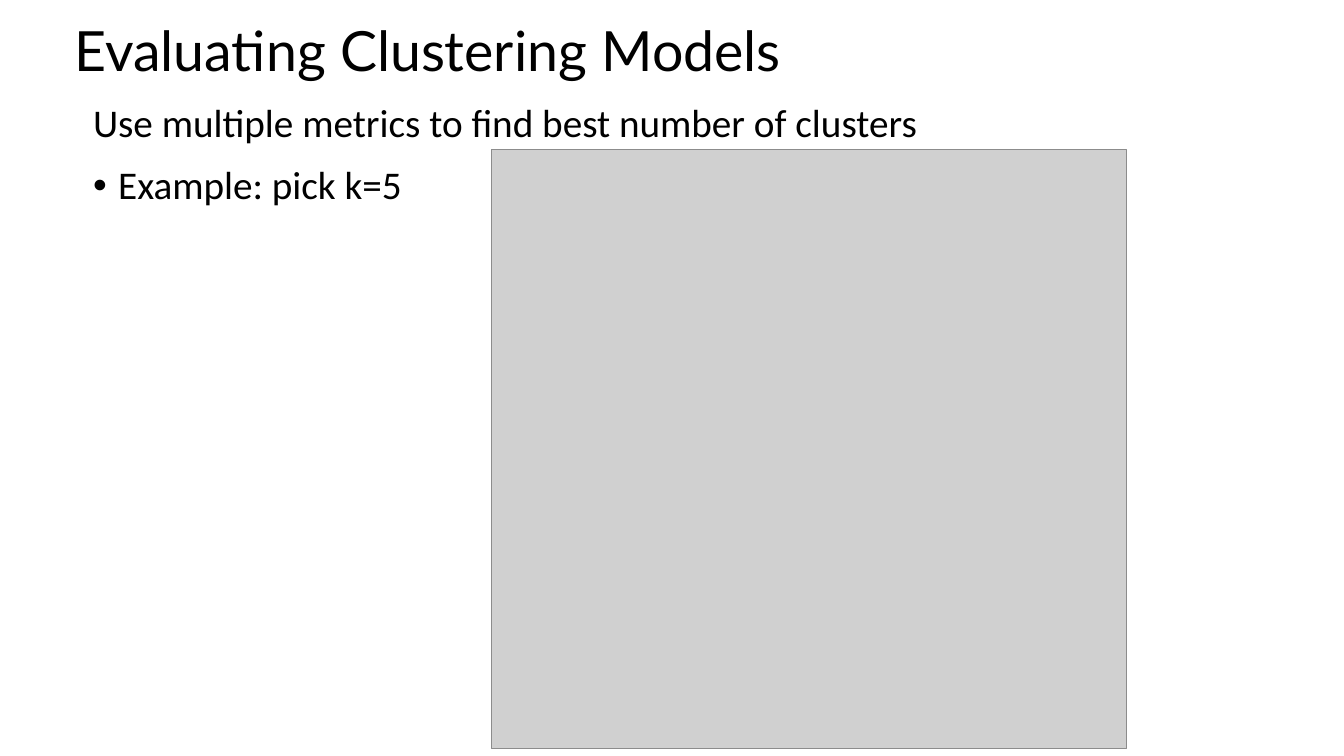
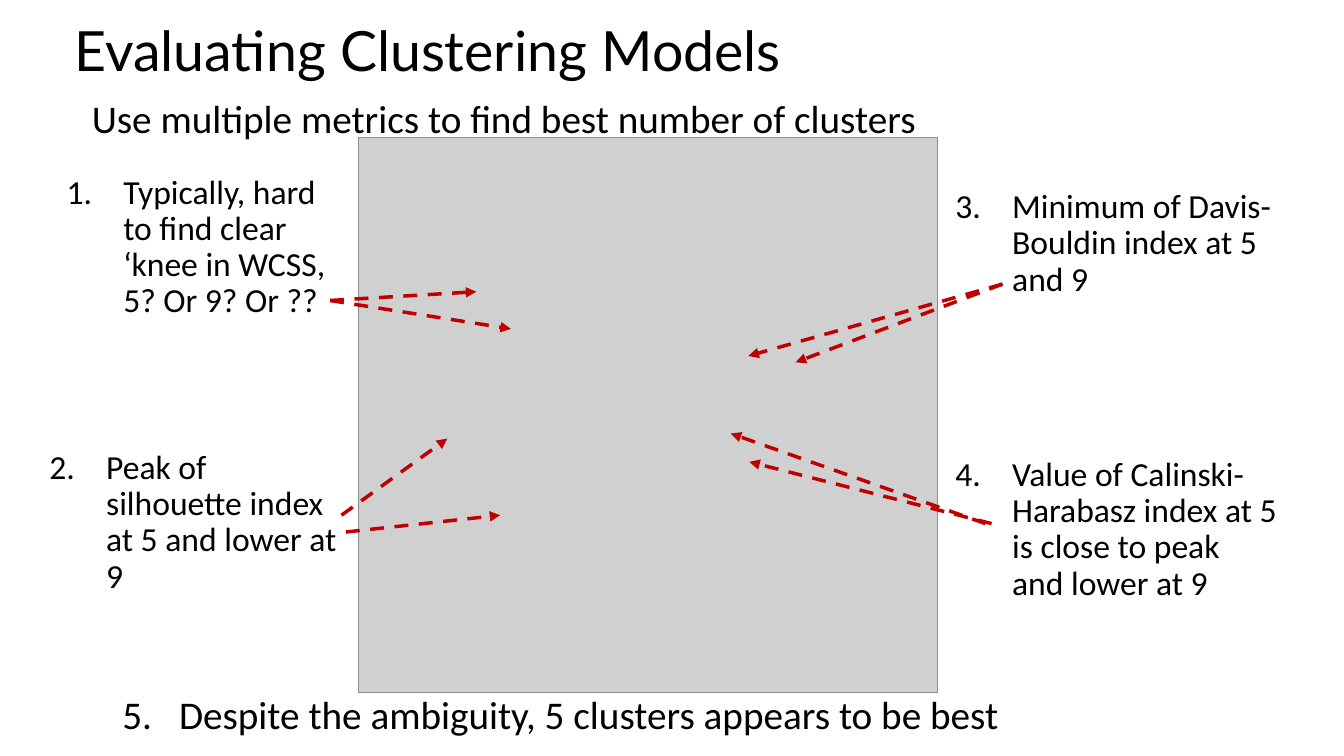
Before and after one commit to LucaComi/CSCI-E-108, a slide deck: slide 37 of slides/9_IntroductionToClustering_Part1.pptx (slide 35 before the commit). Drawn at 1344x756 pixels with LibreOffice and Linux fonts; fonts in the diff are those of the drawing; grey boxes stand for pictures. Boxes give left, top, right and bottom in pixels: in the first picture for what was removed or moved away, otherwise in the second. Text is boxed around its words. In the diff, an @@ line names an element or a change of style, - is before the commit and + after.

```diff
--- a/slides/9_IntroductionToClustering_Part1.pptx
+++ b/slides/9_IntroductionToClustering_Part1.pptx
@@ picture: place and size @@
-picture at (491,149,1126,748)
+picture at (359,137,938,693)
@@ text at (118,171,402,206): paragraph removed @@
-• Example: pick k=5
@@ text added at (123,180,325,313), 24 pt, text #000000 @@
+1. Typically, hard to find clear ‘knee in WCSS, 5? Or 9? Or ??
@@ text added at (1012,195,1270,292), 24 pt, text #000000 @@
+3. Minimum of Davis-Bouldin index at 5 and 9
@@ arrow added from (330, 300) to (476, 291), #C00000 2.5 pt dashed @@
@@ arrow added from (1003, 284) to (748, 356), #C00000 2.5 pt dashed @@
@@ arrow added from (1003, 284) to (796, 362), #C00000 2.5 pt dashed @@
@@ arrow added from (330, 300) to (511, 329), #C00000 2.5 pt dashed @@
@@ arrow added from (342, 515) to (448, 439), #C00000 2.5 pt dashed @@
@@ arrow added from (986, 523) to (731, 434), #C00000 2.5 pt dashed @@
@@ text added at (106,455,336,588), 24 pt, text #000000 @@
+2. Peak of silhouette index at 5 and lower at 9
@@ arrow added from (992, 523) to (749, 462), #C00000 2.5 pt dashed @@
@@ text added at (1012,462,1277,596), 24 pt, text #000000 @@
+4. Value of Calinski-Harabasz index at 5 is close to peak and lower at 9
@@ arrow added from (346, 532) to (500, 515), #C00000 2.5 pt dashed @@
@@ text added at (179,701,998,736), 28 pt, text #000000 @@
+5. Despite the ambiguity, 5 clusters appears to be best
```
Also in this commit, not shown: 3 other slides changed, 3 slides added.
